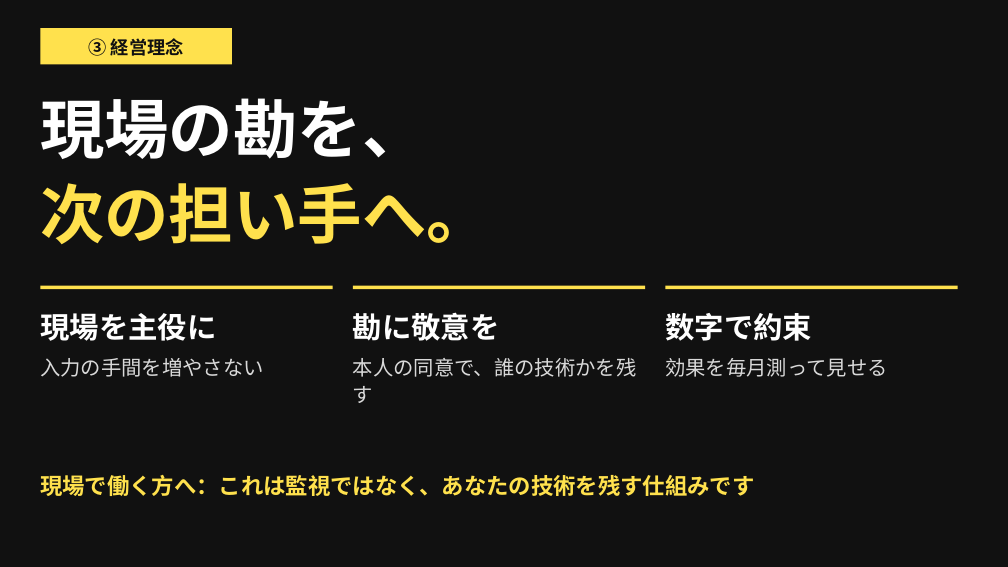
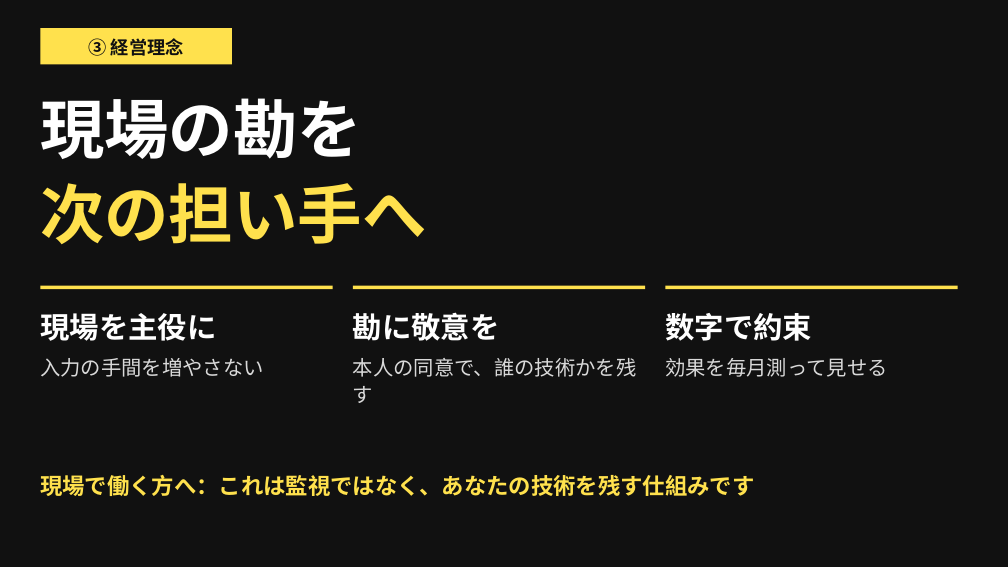
Before and after one commit to SEITOSHIKI/-ai-commute-audio-, a slide deck: slide 8 of deck/カンツギ_事業計画書_10分16枚版.pptx. Drawn at 1008x567 pixels with LibreOffice and Linux fonts; fonts in the diff are those of the drawing. Boxes give left, top, right and bottom in pixels: in the first picture for what was removed or moved away, otherwise in the second. Text is boxed around its words. In the diff, an @@ line names an element or a change of style, - is before the commit and + after.

```diff
--- a/deck/カンツギ_事業計画書_10分16枚版.pptx
+++ b/deck/カンツギ_事業計画書_10分16枚版.pptx
@@ text at <box>40,98,426,244</box>: text changed @@
-現場の勘を、
-次の担い手へ。
+現場の勘を
+次の担い手へ
```
Also in this commit, not shown: 2 other slides changed, 34 other files.
